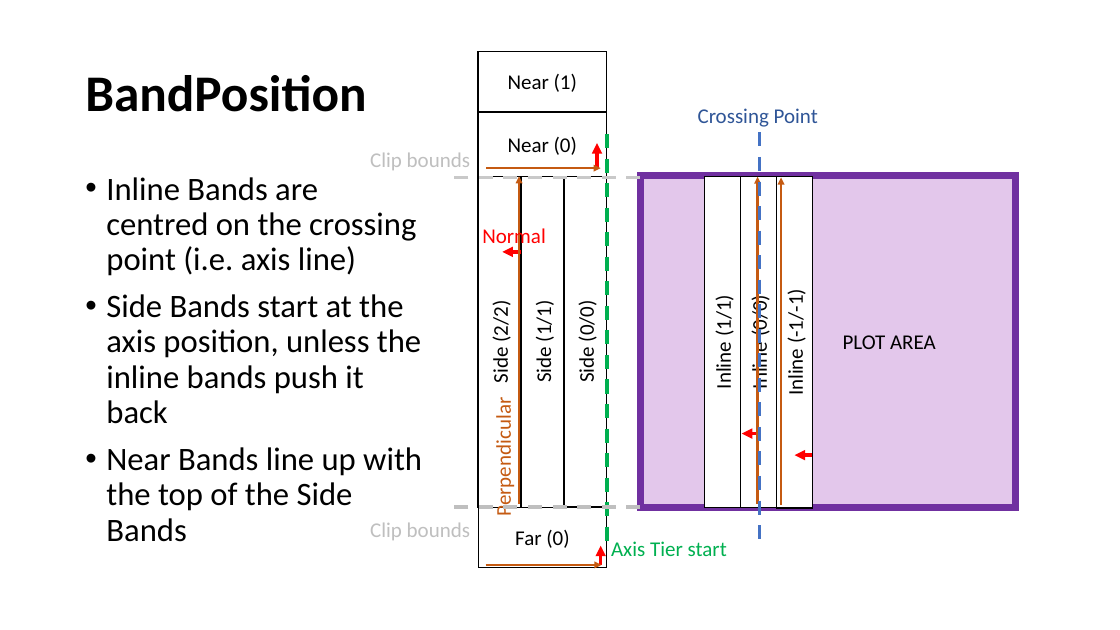
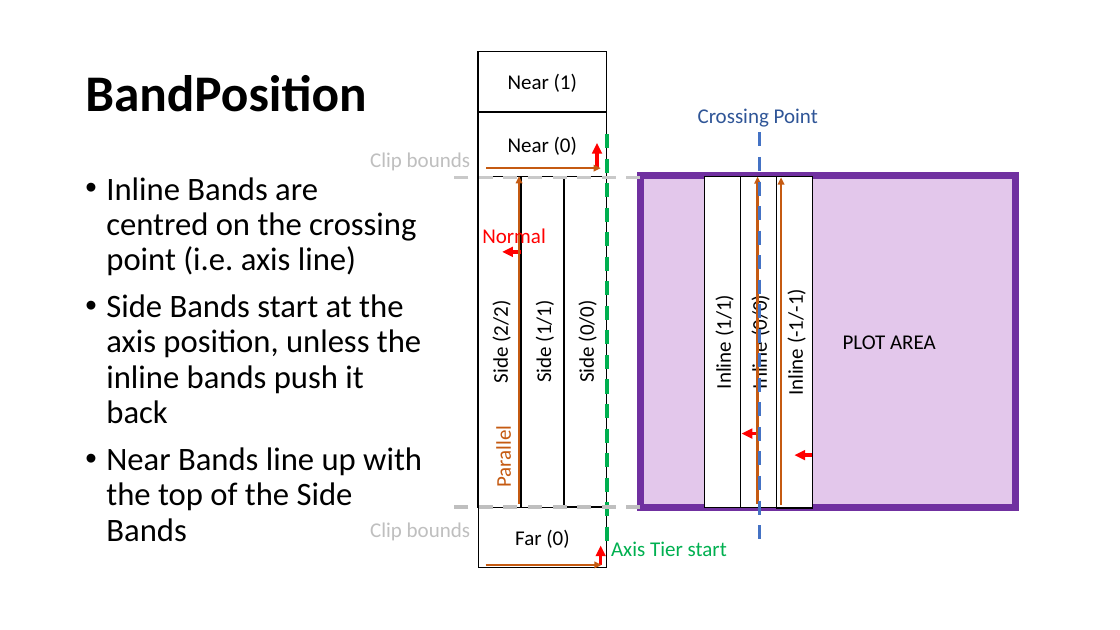
Before and after one commit to VisualMelon/oxyplot, a slide deck: slide 13 of Source/OxyPlot/Axes/ComposableAxis/Composable Axis.pptx. Drawn at 1120x630 pixels with LibreOffice and Linux fonts; fonts in the diff are those of the drawing. Boxes give left, top, right and bottom in pixels: in the first picture for what was removed or moved away, otherwise in the second. Text is boxed around its words. In the diff, an @@ line names an element or a change of style, - is before the commit and + after.

```diff
--- a/Source/OxyPlot/Axes/ComposableAxis/Composable Axis.pptx
+++ b/Source/OxyPlot/Axes/ComposableAxis/Composable Axis.pptx
@@ text at bbox=[491, 431, 517, 485]: text changed @@
-Perpendicular
+Parallel
```
Also in this commit, not shown: 5 other slides changed, 6 other files.
